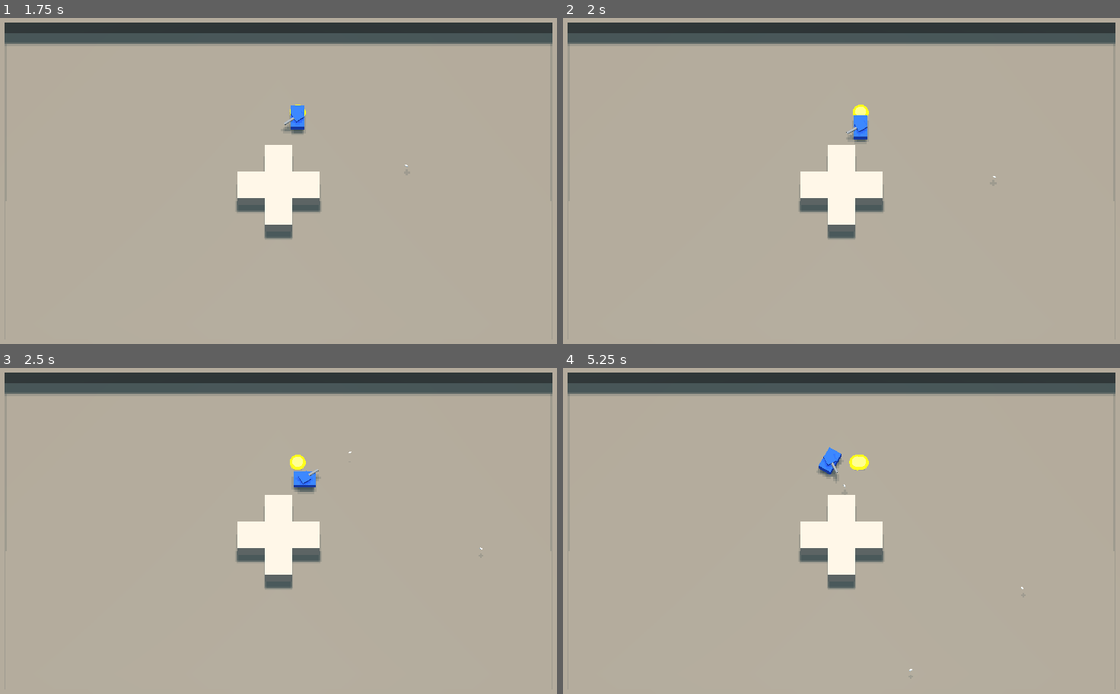
Above: before the commit, frames 1-4 (two rows, left to right).
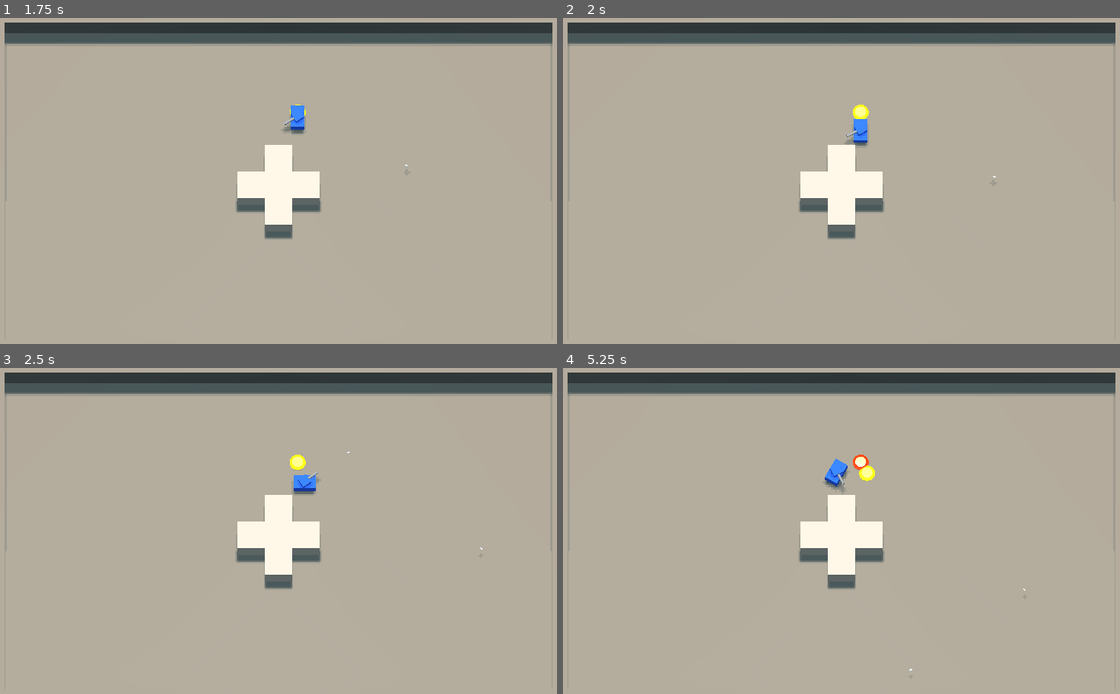
Above: after the commit, the same moments.

Repository: jdrempel/tanks
Game: Godot game, scene res://Main.tscn
Two runs of this game, one before a commit and one after it. Both use one fixed random seed, a clock stepped at 60 frames per second and the inputs below.
Inputs (mouse positions are in pixels of both pictures, inside the frame that each line leads up to):
- Up to frame 1 (1.75 s): tap Enter at 0.5 s; move the mouse to (412, 167) at 0.52 s; hold D (move_right) 0.53-1.28 s; click (412, 167) at 0.6 s; move the mouse to (155, 203) at 1.27 s; hold S (move_down) from 1.28 s (still down); right-click (155, 203) at 1.35 s
- Up to frame 2 (2 s): keep holding S (move_down)
- Up to frame 3 (2.5 s): move the mouse to (339, 459) at 2.02 s; release S (move_down) at 2.03 s; hold D (move_right) from 2.03 s (still down); click (339, 459) at 2.1 s
- Up to frame 4 (5.25 s): move the mouse to (813, 605) at 2.77 s; release D (move_right) at 2.78 s; hold W (move_up) 2.78-3.53 s; right-click (813, 605) at 2.85 s; move the mouse to (1025, 589) at 3.52 s; hold A (move_left) 3.53-5.03 s; click (1025, 589) at 3.6 s; move the mouse to (657, 482) at 4.27 s; right-click (657, 482) at 4.35 s; move the mouse to (869, 537) at 5.02 s; hold S (move_down) from 5.03 s (still down); click (869, 537) at 5.1 s

Frame 1 is identical in both runs. In frame 2, 0.2% of the frame differs, in the area x 50-55%, y 29-40%; in frame 3, 0.2%; in frame 4, 0.7%, in the area x 45-84%, y 24-69%.

Commit message:
Enhance mine triggers

Diff:
--- a/characters/weapons/Mine.gd
+++ b/characters/weapons/Mine.gd
@@ -1,20 +1,61 @@
 extends Spatial
+
+
+export var detonate_time := 2
+export var setup_time := 2
+
+export(SpatialMaterial) var idle_material
+export(SpatialMaterial) var triggered_material
+
+var materials: Array
+var material_idx := 0
+var flash_time := 0.05
+
+
+func _ready():
+	materials = [idle_material, triggered_material]
 
 
 func initialize():
 	pass
 
 
+func destroy():
+	var bodies_inside = $TankDetectArea.get_overlapping_bodies()
+	for body in bodies_inside:
+		if not body.is_in_group("static"):
+			body.destroy()
+	queue_free()
+
+
 func _on_ProjectileDetectArea_body_entered(body):
 	if body.is_in_group("projectiles"):
-		print("projectile entered")
+		body.destroy()
+		destroy()
 
 
 func _on_TankDetectArea_body_entered(body):
 	if body.is_in_group("tanks"):
-		print("tank entered")
+		$DetonateTimer.start(detonate_time)
+		$FlashTimer.start(flash_time)
 
 
 func _on_SetupTimer_timeout():
 	$TankDetectArea/TankCollision.disabled = false
 	$ProjectileDetectArea/ProjectileCollision.disabled = false
+	# Below is bugged - only triggers if one of the tanks inside moves
+	var bodies_inside = $TankDetectArea.get_overlapping_bodies()
+	for body in bodies_inside:
+		if body.is_in_group("tanks"):
+			$DetonateTimer.start(detonate_time)
+			break
+
+
+func _on_DetonateTimer_timeout():
+	destroy()
+
+
+func _on_FlashTimer_timeout():
+	material_idx = (material_idx + 1) % 2
+	$Body.material_override = materials[material_idx]
+	$FlashTimer.start(flash_time)
--- a/characters/weapons/Mine.tscn
+++ b/characters/weapons/Mine.tscn
@@ -1,7 +1,8 @@
-[gd_scene load_steps=6 format=2]
+[gd_scene load_steps=8 format=2]
 
 [ext_resource path="res://materials/mine_idle.tres" type="Material" id=1]
 [ext_resource path="res://characters/weapons/Mine.gd" type="Script" id=2]
+[ext_resource path="res://materials/mine_triggered.tres" type="Material" id=3]
 
 [sub_resource type="CylinderMesh" id=1]
 top_radius = 0.2
@@ -9,6 +10,10 @@
 height = 0.1
 radial_segments = 12
 rings = 1
+
+[sub_resource type="CylinderShape" id=4]
+radius = 0.2
+height = 0.1
 
 [sub_resource type="CylinderShape" id=3]
 radius = 2.0
@@ -18,13 +23,21 @@
 radius = 0.3
 height = 1.5
 
-[node name="Mine" type="Spatial"]
+[node name="Mine" type="StaticBody"]
+collision_layer = 4
+collision_mask = 12
 script = ExtResource( 2 )
+idle_material = ExtResource( 1 )
+triggered_material = ExtResource( 3 )
 
-[node name="MeshInstance" type="MeshInstance" parent="."]
+[node name="Body" type="MeshInstance" parent="."]
 transform = Transform( 1, 0, 0, 0, 1, 0, 0, 0, 1, 0, 0.0498589, 0 )
 mesh = SubResource( 1 )
 material/0 = ExtResource( 1 )
+
+[node name="BodyCollision" type="CollisionShape" parent="."]
+transform = Transform( 1, 0, 0, 0, 1, 0, 0, 0, 1, 0, 0.05, 0 )
+shape = SubResource( 4 )
 
 [node name="TankDetectArea" type="Area" parent="."]
 collision_layer = 4
@@ -46,9 +59,19 @@
 disabled = true
 
 [node name="SetupTimer" type="Timer" parent="."]
+wait_time = 2.0
 one_shot = true
 autostart = true
+
+[node name="DetonateTimer" type="Timer" parent="."]
+wait_time = 2.0
+one_shot = true
+
+[node name="FlashTimer" type="Timer" parent="."]
+wait_time = 0.05
 
 [connection signal="body_entered" from="TankDetectArea" to="." method="_on_TankDetectArea_body_entered"]
 [connection signal="body_entered" from="ProjectileDetectArea" to="." method="_on_ProjectileDetectArea_body_entered"]
 [connection signal="timeout" from="SetupTimer" to="." method="_on_SetupTimer_timeout"]
+[connection signal="timeout" from="DetonateTimer" to="." method="_on_DetonateTimer_timeout"]
+[connection signal="timeout" from="FlashTimer" to="." method="_on_FlashTimer_timeout"]
--- /dev/null
+++ b/materials/mine_triggered.tres
@@ -0,0 +1,14 @@
+[gd_resource type="SpatialMaterial" format=2]
+
+[resource]
+albedo_color = Color( 0.956863, 0.133333, 0, 1 )
+metallic_specular = 1.0
+roughness = 0.2
+emission_enabled = true
+emission = Color( 0.392157, 0.188235, 0.00784314, 1 )
+emission_energy = 0.36
+emission_operator = 0
+emission_on_uv2 = false
+clearcoat_enabled = true
+clearcoat = 1.0
+clearcoat_gloss = 0.5
